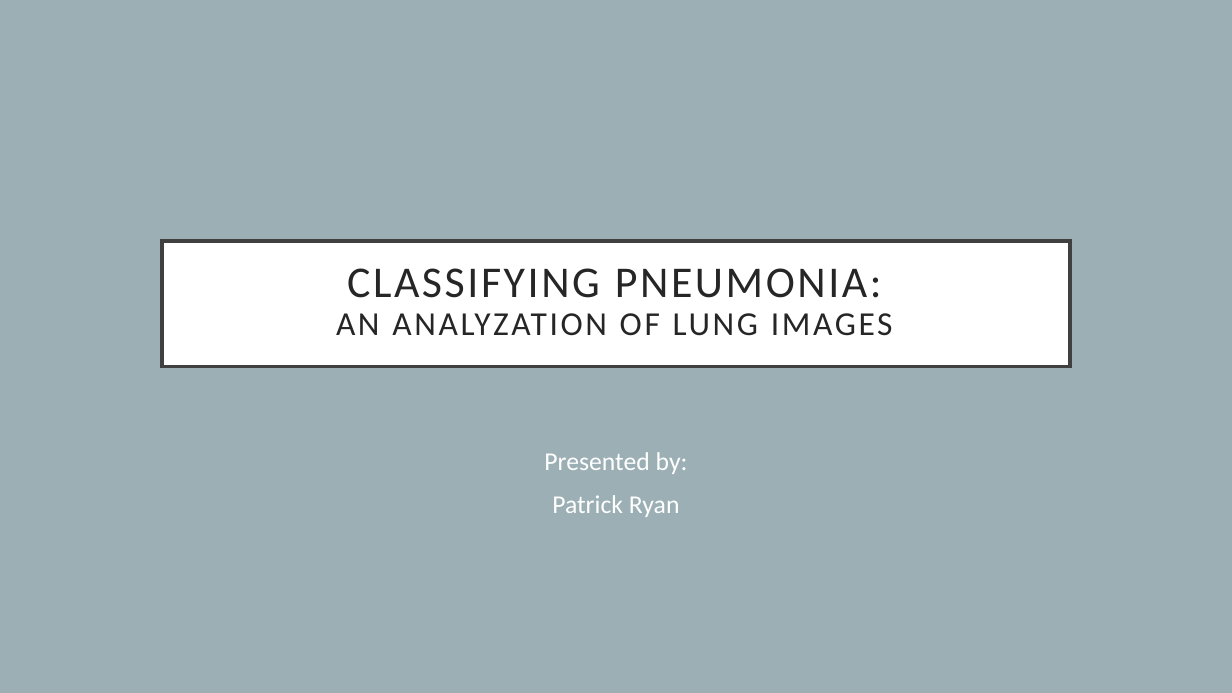
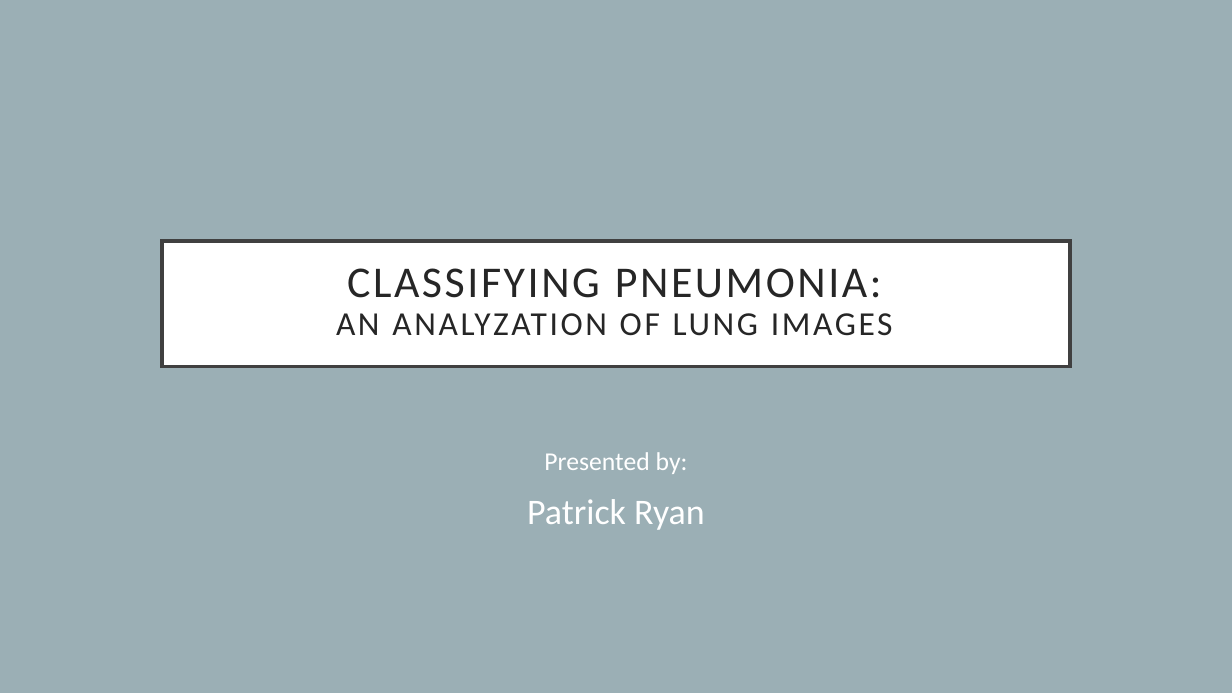
Before and after one commit to PattiCakes59/Chest-X-Ray-Examination, a slide deck: slide 1 of PneumoniaPresentation.pptx. Drawn at 1232x693 pixels with LibreOffice and Linux fonts; fonts in the diff are those of the drawing. Boxes give left, top, right and bottom in pixels: in the first picture for what was removed or moved away, otherwise in the second. Text is boxed around its words. In the diff, an @@ line names an element or a change of style, - is before the commit and + after.

```diff
--- a/PneumoniaPresentation.pptx
+++ b/PneumoniaPresentation.pptx
@@ subtitle at (527,499,705,530): size 20 to 28 pt in "Patrick Ryan" @@
```
Also in this commit, not shown: 4 other slides changed, 5 slides added, 4 slides removed.
